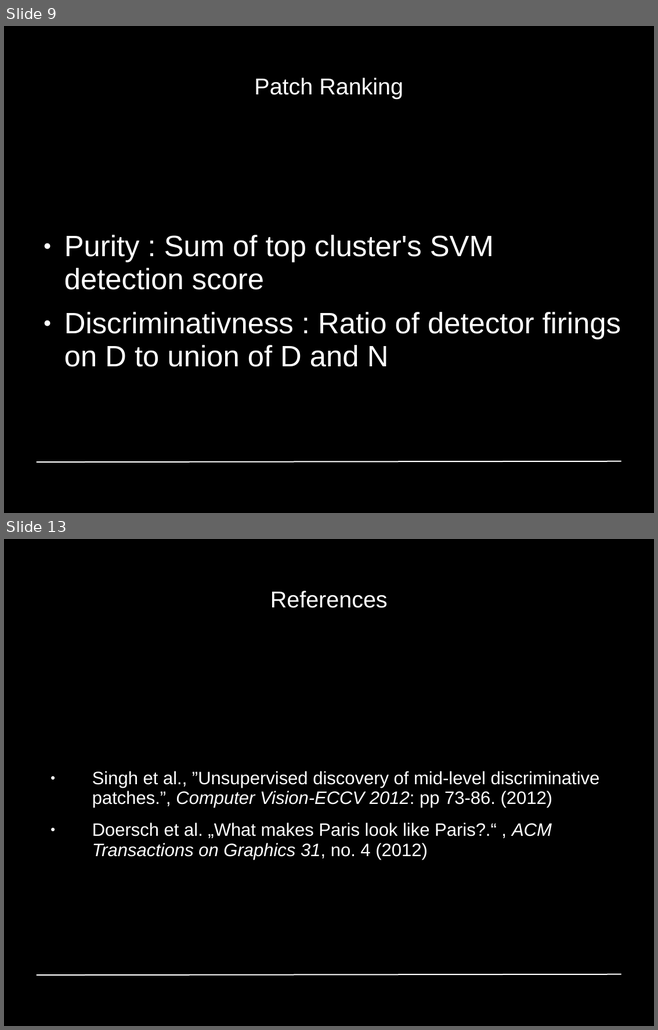
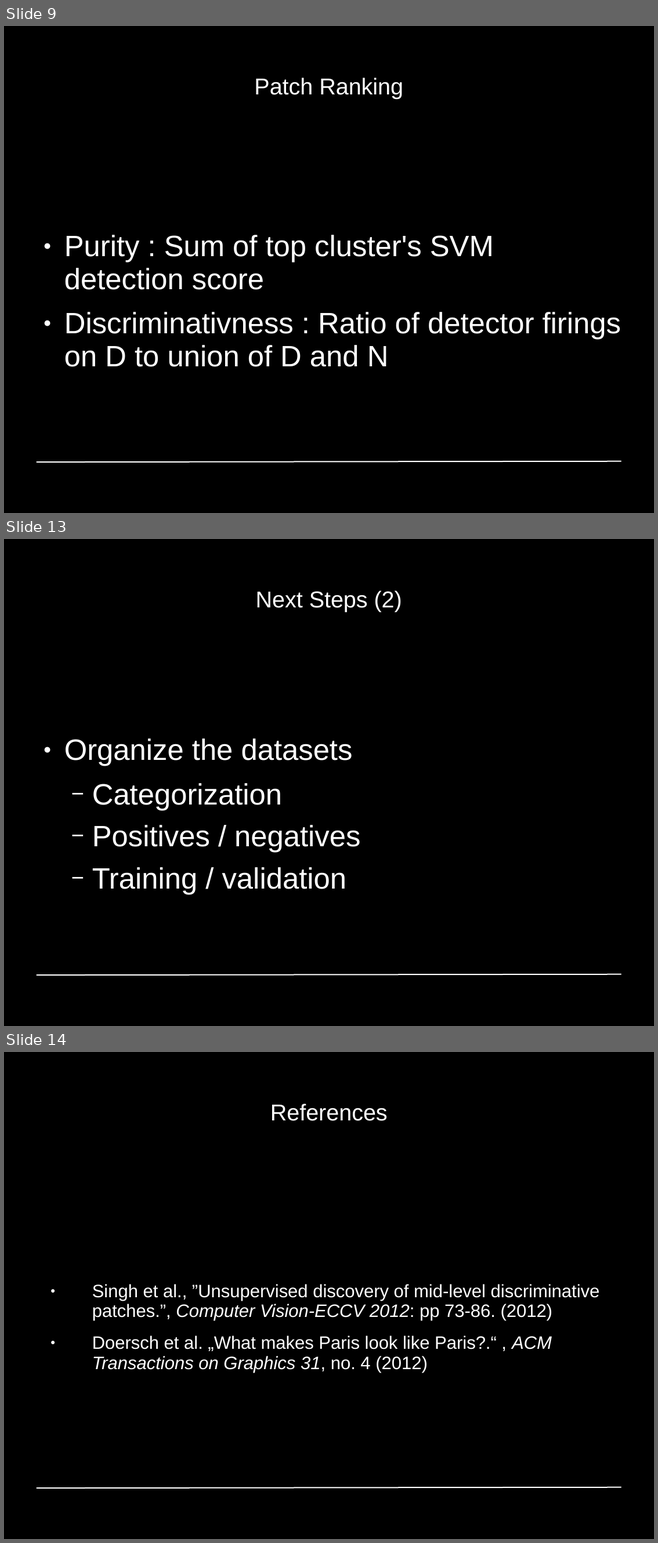
Before and after one commit to GiannisPapadopoulos/DiscriminativePatches, a slide deck: presentations/period1/MAI_Project1_Group4.ppt. Shown one above the other, each under a label of ours: slides 9 and 13 before the commit, slides 9, 13 and 14 after it; the slides between them are not shown. The pictures are 658x1030 and 658x1543 pixels, drawn with LibreOffice and Linux fonts; fonts in the diff are those of the drawing; background and template pictures are left out. Boxes give left, top, right and bottom in pixels: in the first picture for what was removed or moved away, otherwise in the second. Text is boxed around its words. In the diff, an @@ line names an element or a change of style, - is before the commit and + after.

```diff
--- a/presentations/period1/MAI_Project1_Group4.ppt
+++ b/presentations/period1/MAI_Project1_Group4.ppt
@@ slide 13 added at [4,539,654,1026], background #000000; not listed: 1 template element that a slide beside it also shows @@
@@ title added at [256,591,402,611], 28 pt, text #FFFFFF @@
+Next Steps (2)
@@ text added at [64,739,360,895], 36 pt, text #FFFFFF @@
+● Organize the datasets
+  − Categorization
+  − Positives / negatives
+  − Training / validation
@@ what was slide 13 is now slide 14 @@
```
Also in this commit, not shown: 4 slides changed, 1 other file.
